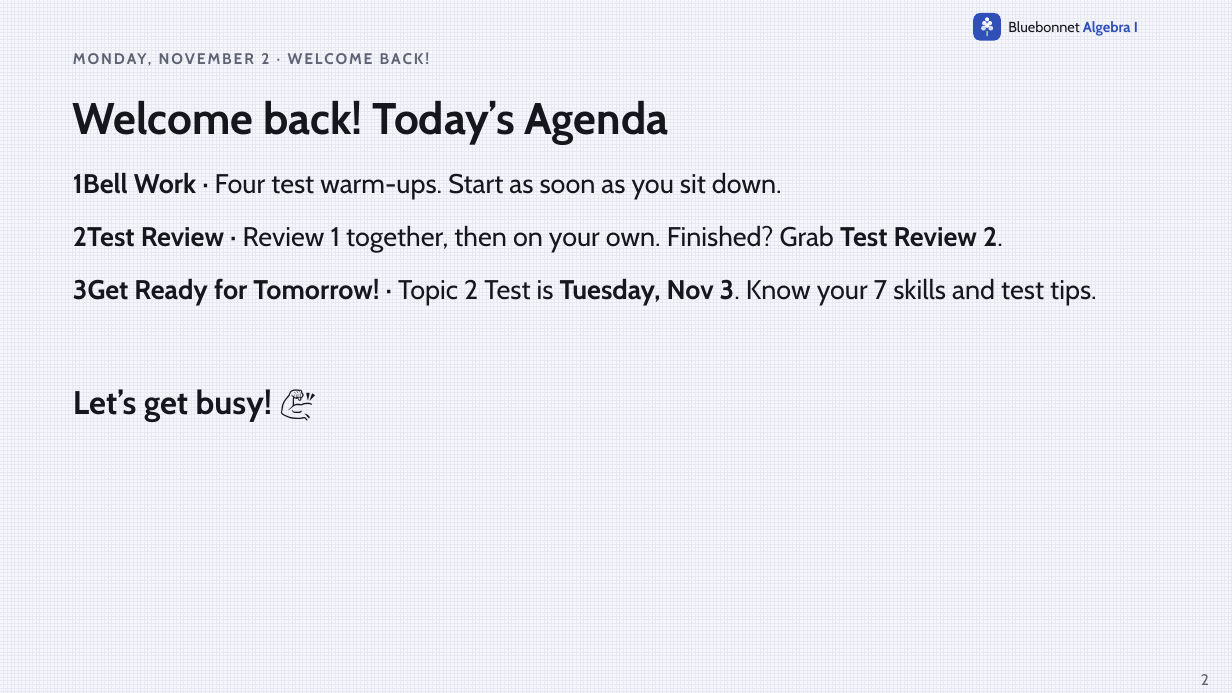
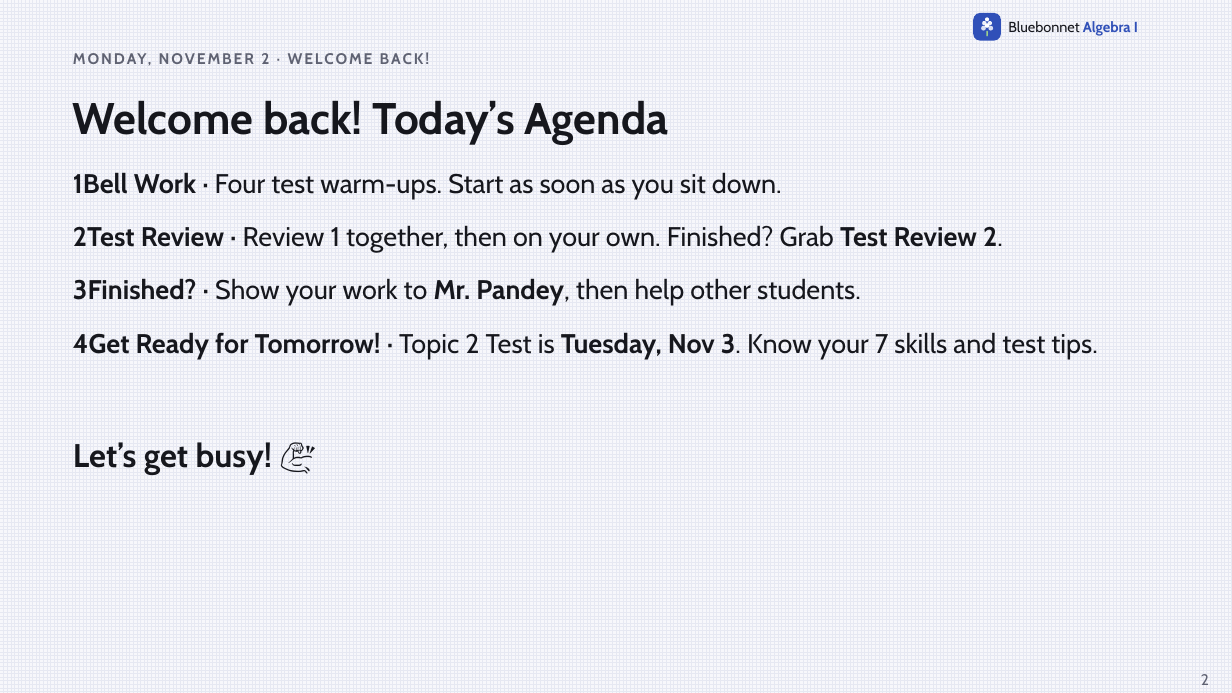
Before and after one commit to Apolloat2022/Algebra1M2U1L4, a slide deck: slide 2 of Module 2 topic 2/t2-test-review-slides.pptx. Drawn at 1232x693 pixels with LibreOffice and Linux fonts; fonts in the diff are those of the drawing. Boxes give left, top, right and bottom in pixels: in the first picture for what was removed or moved away, otherwise in the second. Text is boxed around its words. In the diff, an @@ line names an element or a change of style, - is before the commit and + after.

```diff
--- a/Module 2 topic 2/t2-test-review-slides.pptx
+++ b/Module 2 topic 2/t2-test-review-slides.pptx
@@ text added at bbox=[73, 278, 861, 306], 21 pt, text #16171D @@
+3Finished? · Show your work to Mr. Pandey, then help other students.
@@ text at bbox=[73, 332, 1097, 359]: text changed @@
-3Get Ready for Tomorrow! · Topic 2 Test is Tuesday, Nov 3. Know your 7 skills and test tips.
+4Get Ready for Tomorrow! · Topic 2 Test is Tuesday, Nov 3. Know your 7 skills and test tips.
@@ text "Let’s get busy! 💪": place and size @@
-text "Let’s get busy! 💪" at bbox=[73, 389, 272, 422]
+text "Let’s get busy! 💪" at bbox=[73, 442, 272, 475]
```
Also in this commit, not shown: 7 other files.
